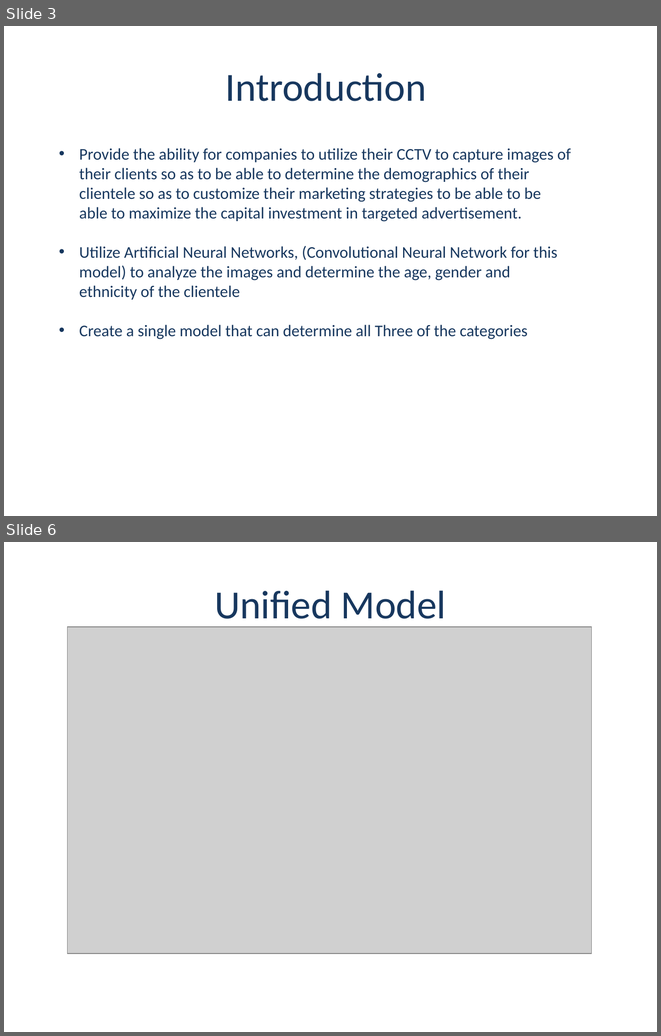
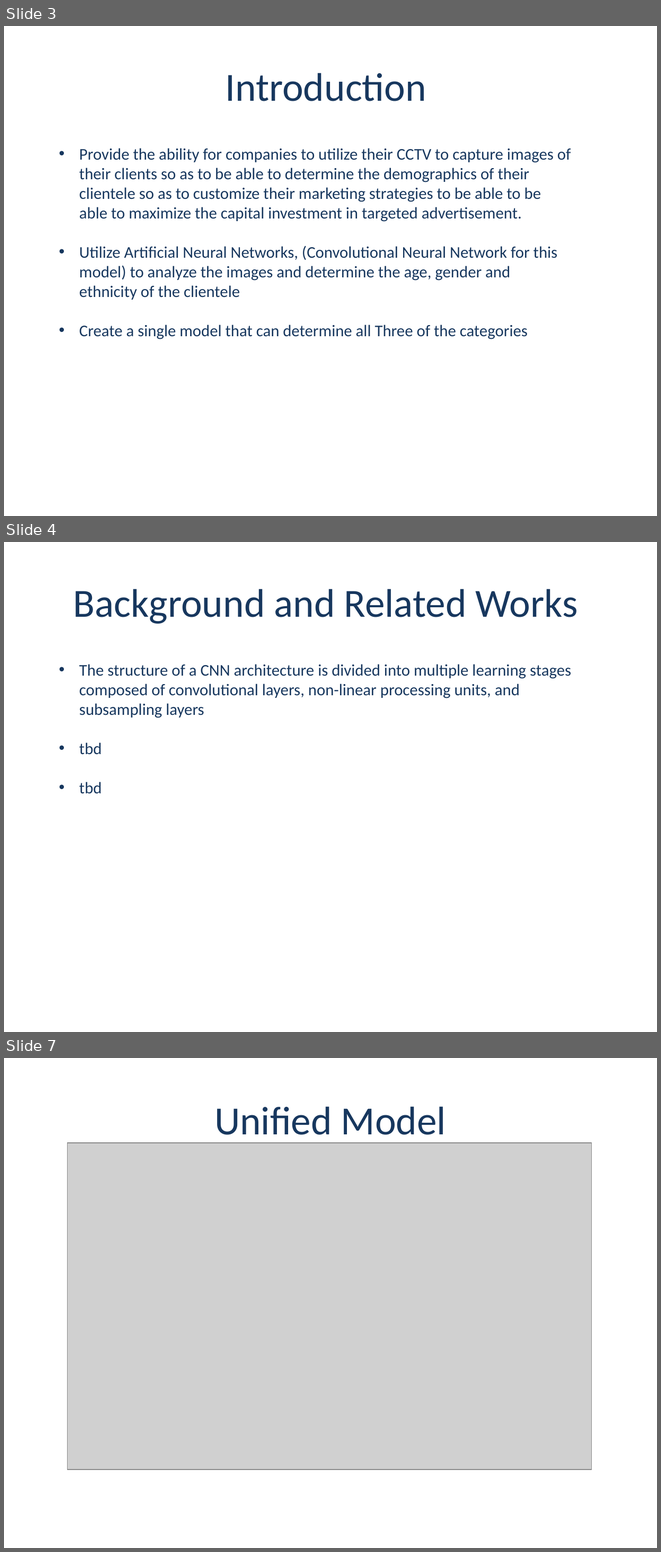
Before and after one commit to dmf49/cs5542FinalProject, a slide deck: Project Presentaion - Group 2- v1.2.0.pptx. Shown one above the other, each under a label of ours: slides 3 and 6 before the commit, slides 3, 4 and 7 after it; the slides between them are not shown. The pictures are 661x1036 and 661x1552 pixels, drawn with LibreOffice and Linux fonts; fonts in the diff are those of the drawing; grey boxes stand for pictures; background and template pictures are left out. Boxes give left, top, right and bottom in pixels: in the first picture for what was removed or moved away, otherwise in the second. Text is boxed around its words. In the diff, an @@ line names an element or a change of style, - is before the commit and + after.

Commit message:
back ground and related works

```diff
--- a/Project Presentaion - Group 2- v1.2.0.pptx
+++ b/Project Presentaion - Group 2- v1.2.0.pptx
@@ slide 4 added at <box>4,542,657,1032</box>, background picture (left out) @@
@@ text added at <box>73,589,578,624</box>, 44 pt, text #17375E @@
+Background and Related Works
@@ text added at <box>79,664,571,794</box>, 18 pt, text #17375E @@
+• The structure of a CNN architecture is divided into multiple learning stages composed of convolutional layers, non-linear processing units, and subsampling layers
+• tbd
+• tbd
@@ what was slide 6 is now slide 7 @@
```
Also in this commit, not shown: 2 slides changed.
